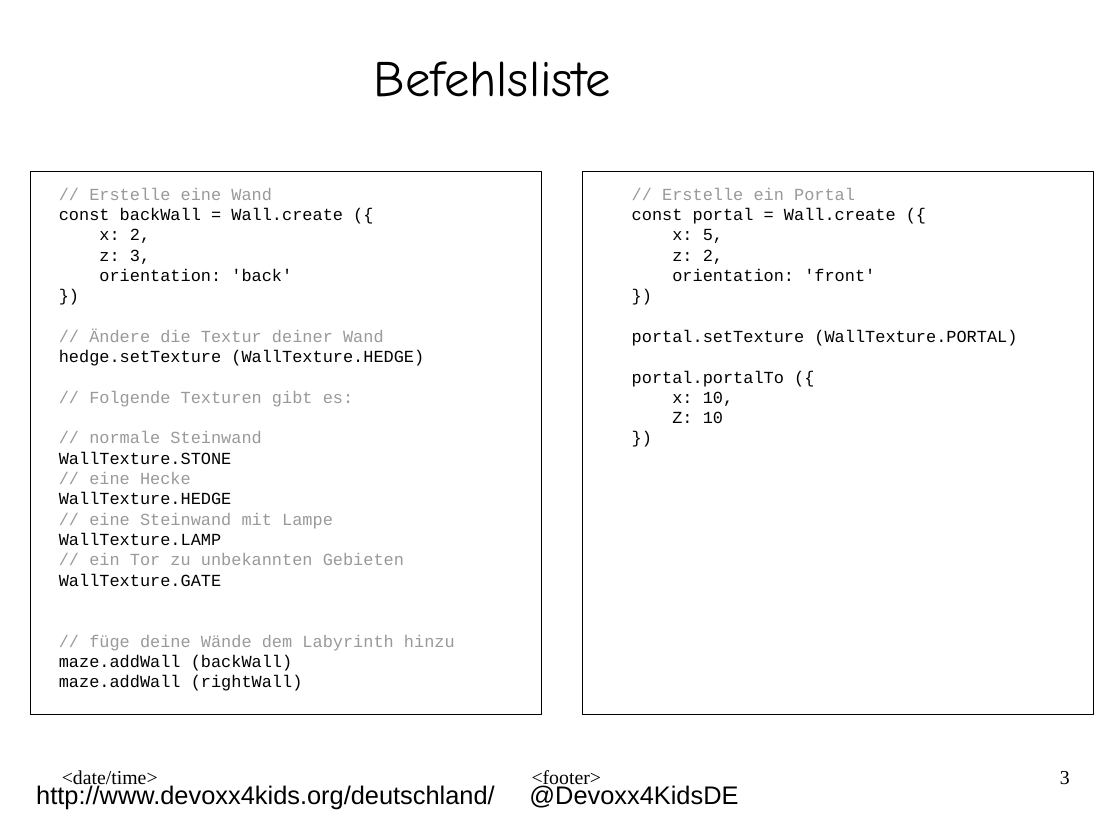
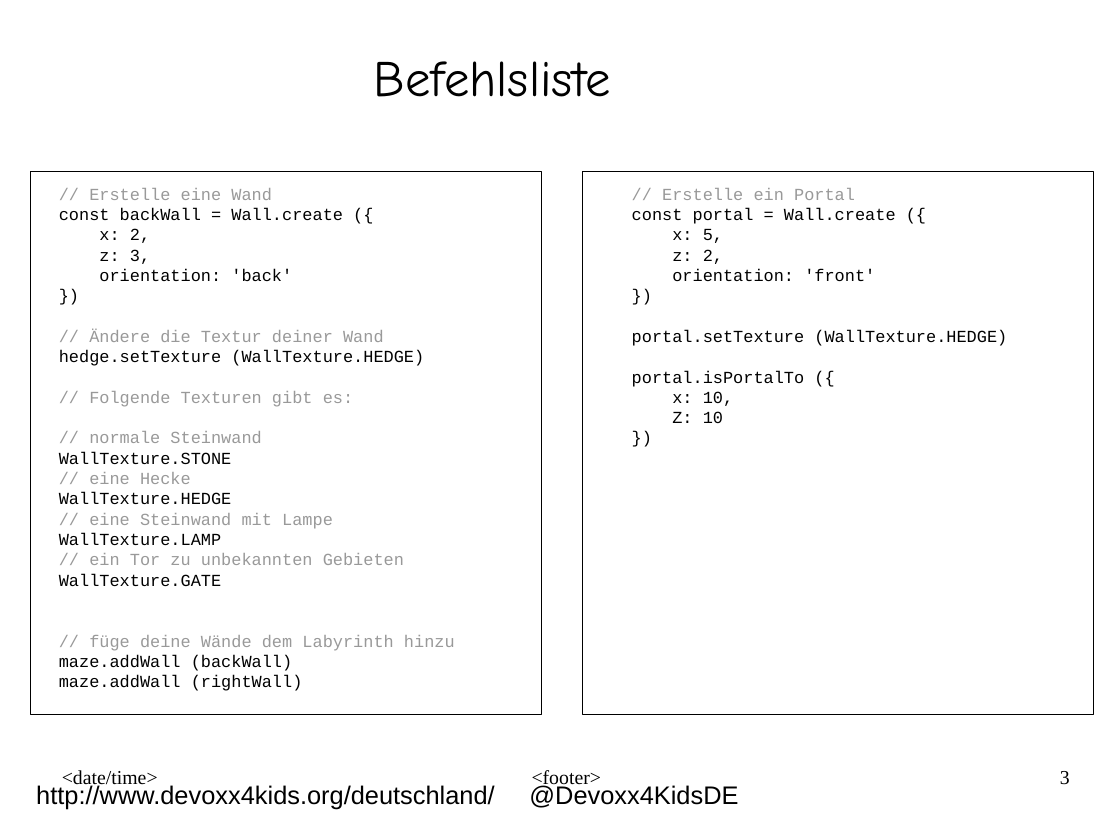
Before and after one commit to Devoxx4KidsDE/workshop-maze-vr, a slide deck: slide 3 of presentation/workshop-maze-vr_handout_ger.odp. Drawn at 1120x840 pixels with LibreOffice and Linux fonts; fonts in the diff are those of the drawing; background and template pictures are left out. Boxes give left, top, right and bottom in pixels: in the first picture for what was removed or moved away, otherwise in the second. Text is boxed around its words. In the diff, an @@ line names an element or a change of style, - is before the commit and + after.

Commit message:
fixed api documentation
* fixed portal creation
  - texture from falsy PORTAL to HEDGE
  - falsy portalTo method name to isPortalTo

```diff
--- a/presentation/workshop-maze-vr_handout_ger.odp
+++ b/presentation/workshop-maze-vr_handout_ger.odp
@@ text at <box>632,329,1007,387</box>: text changed @@
-portal.setTexture (WallTexture.PORTAL)
-portal.portalTo ({
+portal.setTexture (WallTexture.HEDGE)
+portal.isPortalTo ({
```
Also in this commit, not shown: 1 other file.
